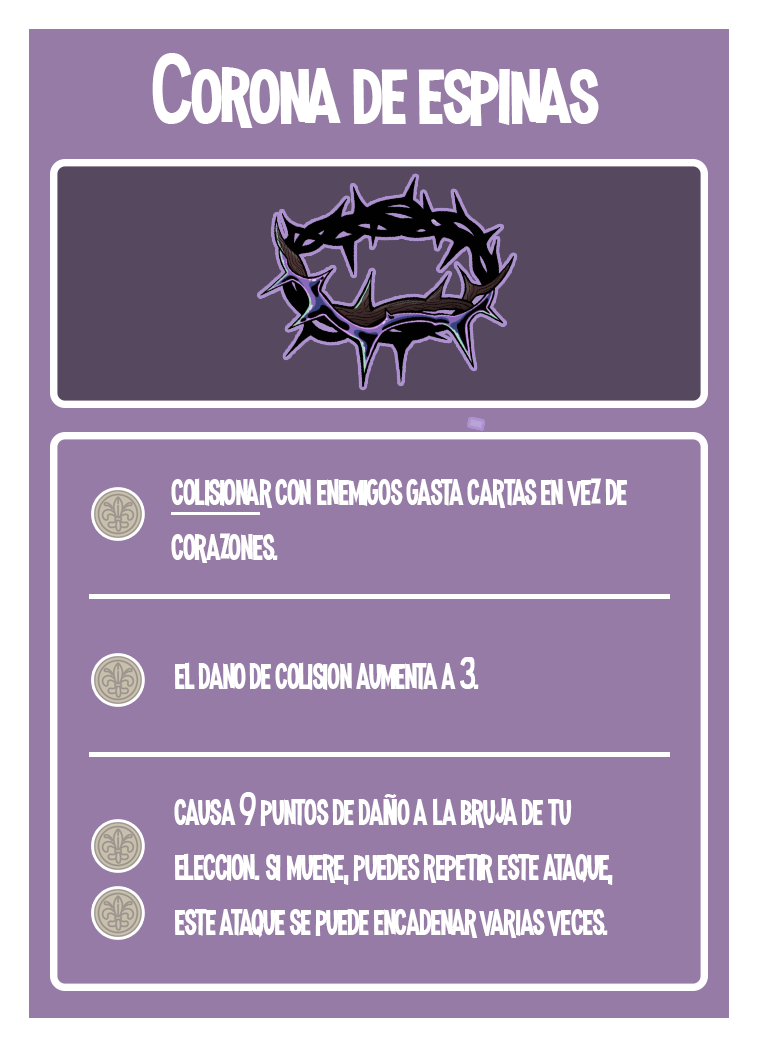
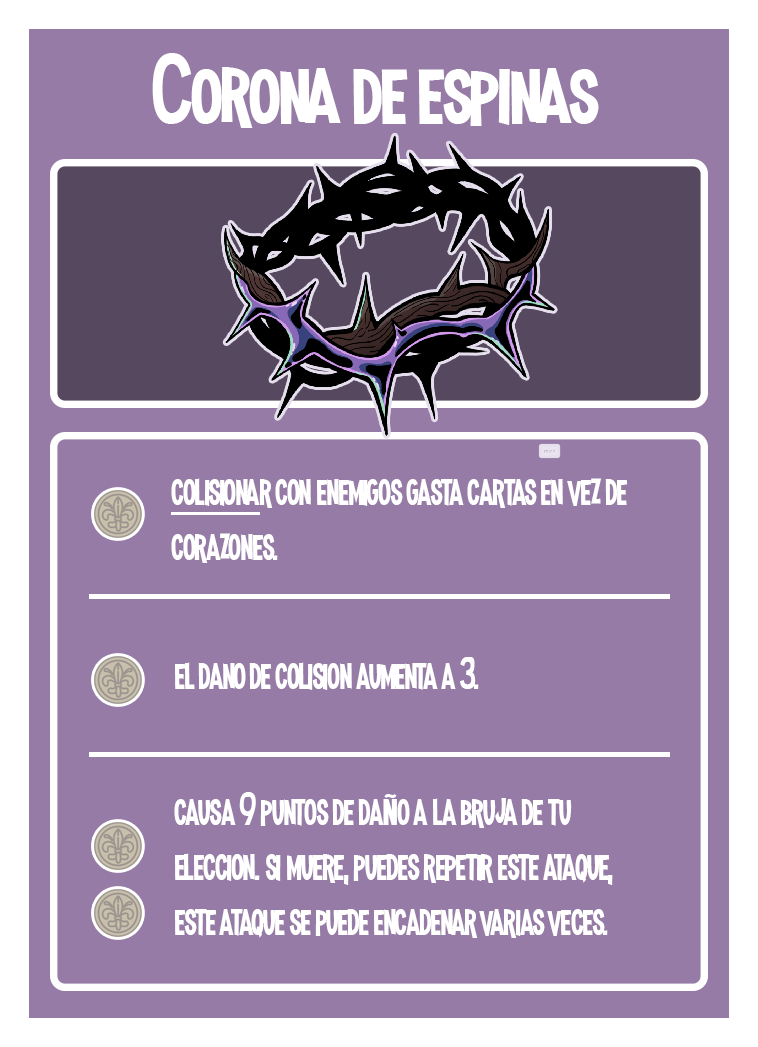
Comparing the layer stacks of the two w=758, h=1047 images. Changes:
renamed "Capa 1" to "Capa 2", painted on it over [224, 135, 558, 456]